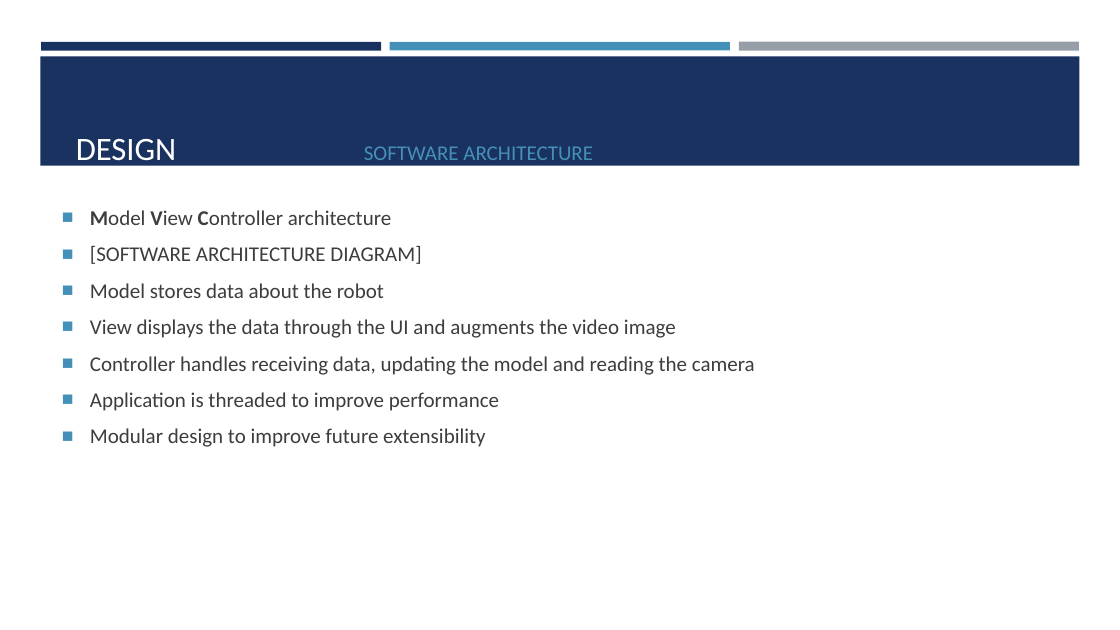
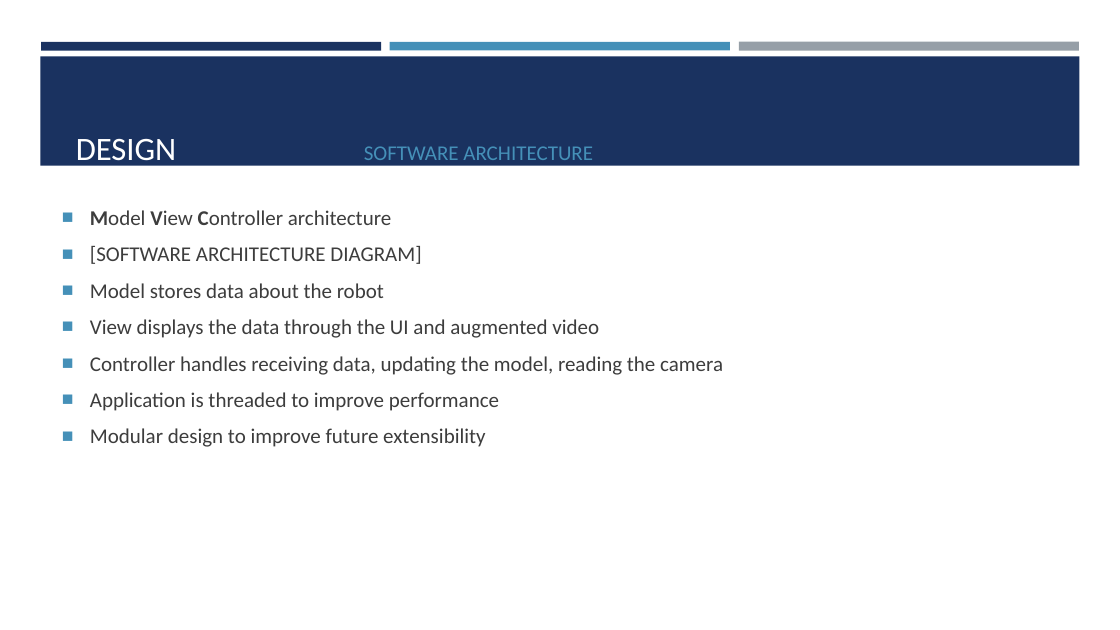
Before and after one commit to ajewers/SwarmDebug, a slide deck: slide 9 of Presentation/Project Presentation.pptx. Drawn at 1120x630 pixels with LibreOffice and Linux fonts; fonts in the diff are those of the drawing. Boxes give left, top, right and bottom in pixels: in the first picture for what was removed or moved away, otherwise in the second. Text is boxed around its words. In the diff, an @@ line names an element or a change of style, - is before the commit and + after.

```diff
--- a/Presentation/Project Presentation.pptx
+++ b/Presentation/Project Presentation.pptx
@@ text at (x1=90, y1=319, x2=723, y2=375): text changed @@
-■ View displays the data through the UI and augments the video image
-■ Controller handles receiving data, updating the model and reading the camera
+■ View displays the data through the UI and augmented video
+■ Controller handles receiving data, updating the model, reading the camera
```
Also in this commit, not shown: 5 other slides changed, 1 other file.
